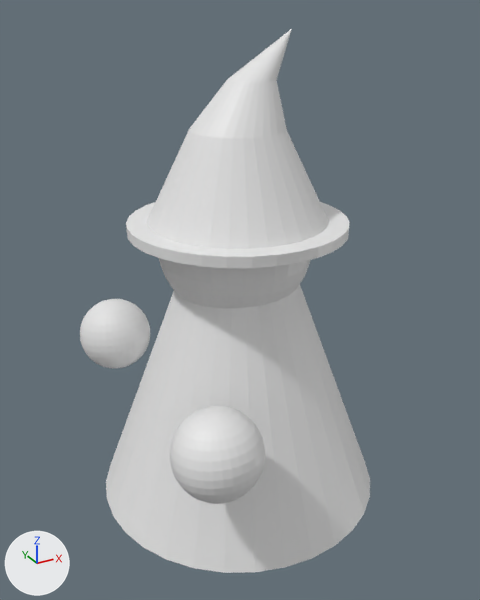
The FBX model Assets/!_ProjectMain/Models/Lowpoly Wizard Dude.fbx: old version first, new version second.
Rendered twice from a 50 mm camera at (-1.49, -2.74, 1.45) aimed at (-0.02, -0.05, 0.1). The axes (+X, +Y, +Z) are drawn at lower left. The lights are the same throughout. Materials are left out; every surface is plain grey.
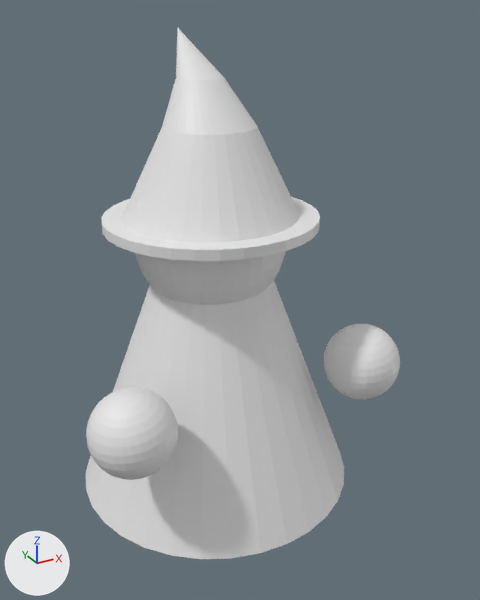
Changed parts and their boxes (x1, y1, x2, y2) in the pictures (480 x 600 px):
'Cone', moved
    before: (106, 285, 370, 573)
    after: (86, 280, 344, 559)
'Cone.001', moved, turned
    before: (147, 29, 329, 249)
    after: (122, 28, 300, 242)
'Sphere.001', moved
    before: (170, 406, 265, 504)
    after: (324, 324, 400, 399)
'Sphere.002', moved
    before: (80, 299, 150, 368)
    after: (86, 387, 178, 480)
'Cylinder', moved
    before: (126, 202, 350, 268)
    after: (101, 197, 320, 261)
'Sphere', moved, turned
    before: (159, 258, 310, 308)
    after: (135, 251, 286, 305)

Patch to the scene script:
```diff
--- a/Assets/!_ProjectMain/Models/Lowpoly Wizard Dude.fbx.py
+++ b/Assets/!_ProjectMain/Models/Lowpoly Wizard Dude.fbx.py
@@ ob_sphere_002 @@
 ob_sphere_002 = bpy.data.objects.new('Sphere.002', me_sphere_004)
-ob_sphere_002.location = (-0.455, 0.652, -0.287)
+ob_sphere_002.location = (-0.716, -0.332, -0.287)
 ob_sphere_002.rotation_euler = (-0.131, -0.013, 0.0376)  # degrees (-7.5, -0.7, 2.2)
@@ ob_sphere @@
 ob_sphere = bpy.data.objects.new('Sphere', me_sphere)
-ob_sphere.location = (0.28, 0.195, 0.392)
+ob_sphere.location = (-0.277, 0.414, 0.392)
+ob_sphere.rotation_euler = (0.0, 0.0, 1.594)  # degrees (0, 0, 91)
@@ ob_sphere_001 @@
 ob_sphere_001 = bpy.data.objects.new('Sphere.001', me_sphere_003)
-ob_sphere_001.location = (-0.455, -0.652, -0.287)
+ob_sphere_001.location = (0.587, -0.301, -0.287)
 ob_sphere_001.rotation_euler = (-0.131, -0.013, 0.0376)  # degrees (-7.5, -0.7, 2.2)
@@ ob_cylinder @@
 ob_cylinder = bpy.data.objects.new('Cylinder', me_cylinder)
-ob_cylinder.location = (0.0, 0.0, 0.0)
+ob_cylinder.location = (-0.075, 0.138, 0.0)
@@ ob_cone_001 @@
 ob_cone_001 = bpy.data.objects.new('Cone.001', me_cone_001)
-ob_cone_001.location = (0.0, 0.0, 0.934)
+ob_cone_001.location = (-0.075, 0.138, 0.934)
+ob_cone_001.rotation_euler = (0.0, 0.0, 1.594)  # degrees (0, 0, 91)
 ob_cone_001.scale = (0.45, 0.45, 0.45)
@@ ob_cone @@
 ob_cone = bpy.data.objects.new('Cone', me_cone)
-ob_cone.location = (0.0, 0.0, 0.0)
+ob_cone.location = (-0.075, 0.138, 0.0)
 ob_cone.scale = (0.75, 0.75, 1.0)
```
